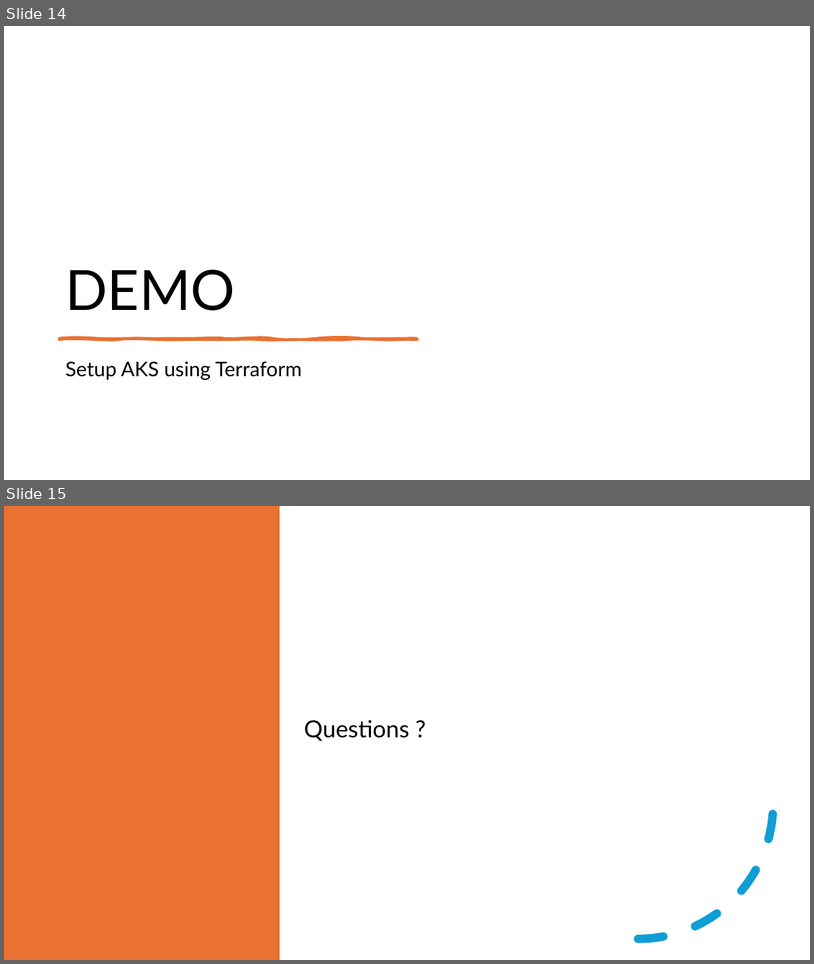
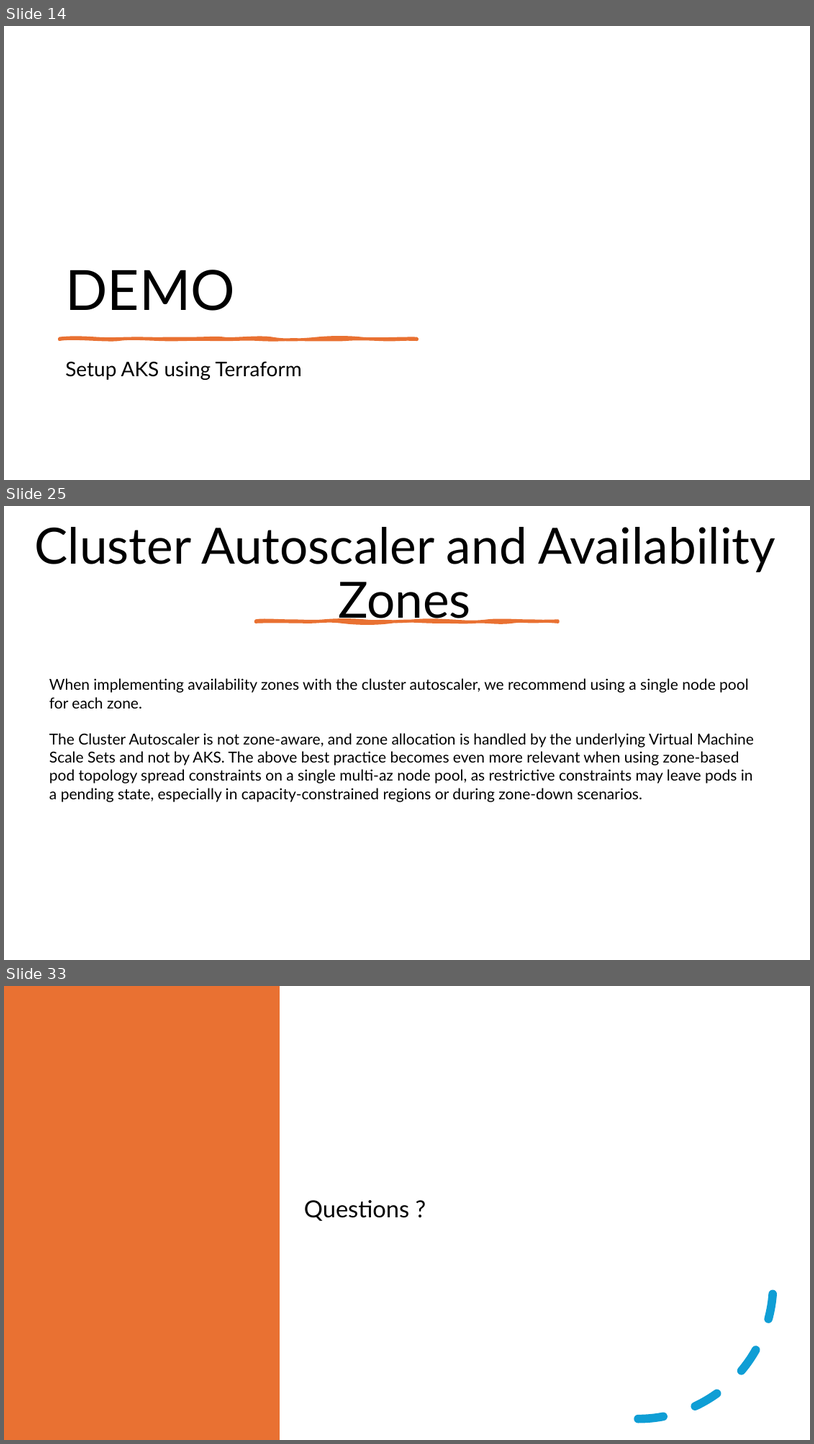
Before and after one commit to fhbilgen/AKSWorkshop, a slide deck: AKS_01_Core_and_Setup.pptx. Shown one above the other, each under a label of ours: slides 14 and 15 before the commit, slides 14, 25 and 33 after it; the slides between them are not shown. The pictures are 814x964 and 814x1444 pixels, drawn with LibreOffice and Linux fonts; fonts in the diff are those of the drawing. Boxes give left, top, right and bottom in pixels: in the first picture for what was removed or moved away, otherwise in the second. Text is boxed around its words. In the diff, an @@ line names an element or a change of style, - is before the commit and + after.

Commit message:
Completed the Zone and Private Cluster topics

```diff
--- a/AKS_01_Core_and_Setup.pptx
+++ b/AKS_01_Core_and_Setup.pptx
@@ slide 25 added at box(4, 506, 810, 960), background #FFFFFF @@
@@ title added at box(35, 527, 776, 625), 59.4 pt, text #000000 @@
+Cluster Autoscaler and Availability Zones
@@ freeform shape added at box(256, 621, 558, 622), fill #E97132, outline #E97132 3.25 pt @@
@@ text added at box(49, 678, 754, 802), 18 pt, text #000000 @@
+When implementing availability zones with the cluster autoscaler, we recommend using a single node pool for each zone.
+The Cluster Autoscaler is not zone-aware, and zone allocation is handled by the underlying Virtual Machine Scale Sets and not by AKS. The above best practice becomes even more relevant when using zone-based pod topology spread constraints on a single multi-az node pool, as restrictive constraints may leave pods in a pending state, especially in capacity-constrained regions or during zone-down scenarios.
@@ what was slide 15 is now slide 33 @@
```
Also in this commit, not shown: 17 other slides added, 11 other files.
